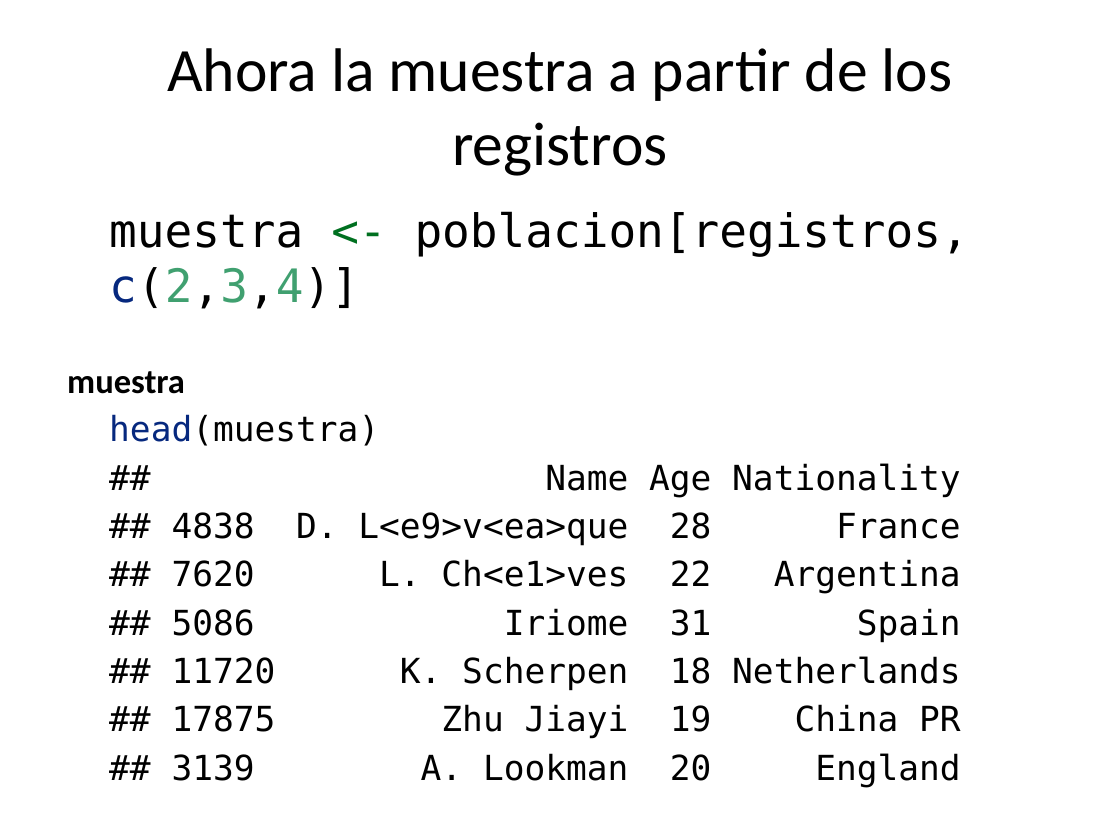
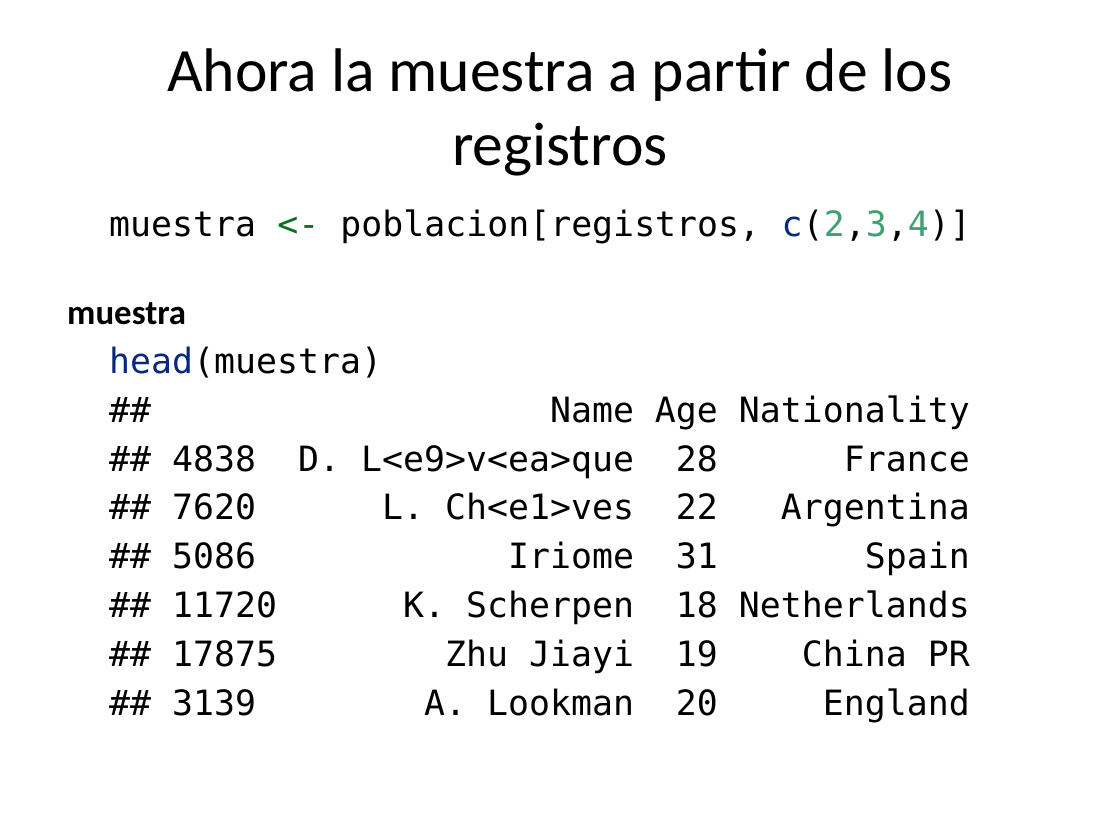
Before and after one commit to rpizarrog/CIIT.-Diplomado-en-Ciencia-de-los-Datos-e-IoT, a slide deck: slide 15 of Módulo II/estadistica descriptiva y probabilidad/poblacion-y-muestra - arreglado.pptx. Drawn at 1120x840 pixels with LibreOffice and Linux fonts; fonts in the diff are those of the drawing. Boxes give left, top, right and bottom in pixels: in the first picture for what was removed or moved away, otherwise in the second. Text is boxed around its words. In the diff, an @@ line names an element or a change of style, - is before the commit and + after.

```diff
--- a/Módulo II/estadistica descriptiva y probabilidad/poblacion-y-muestra - arreglado.pptx
+++ b/Módulo II/estadistica descriptiva y probabilidad/poblacion-y-muestra - arreglado.pptx
@@ text "muestra <- poblacion[registros, c(2,3,4)]" at (67, 209, 971, 723): size 29.6 to 22.4 pt in "muestra <- poblacion[registros, c(2,3,4)]"; size 22.2 to 22.4 pt in "muestra", "head(muestra)", "## Name Age Nationality ## 4838 D. ..."; less space between paragraphs @@
```
Also in this commit, not shown: 2 other slides changed, 4 slides added, 1 other file.
